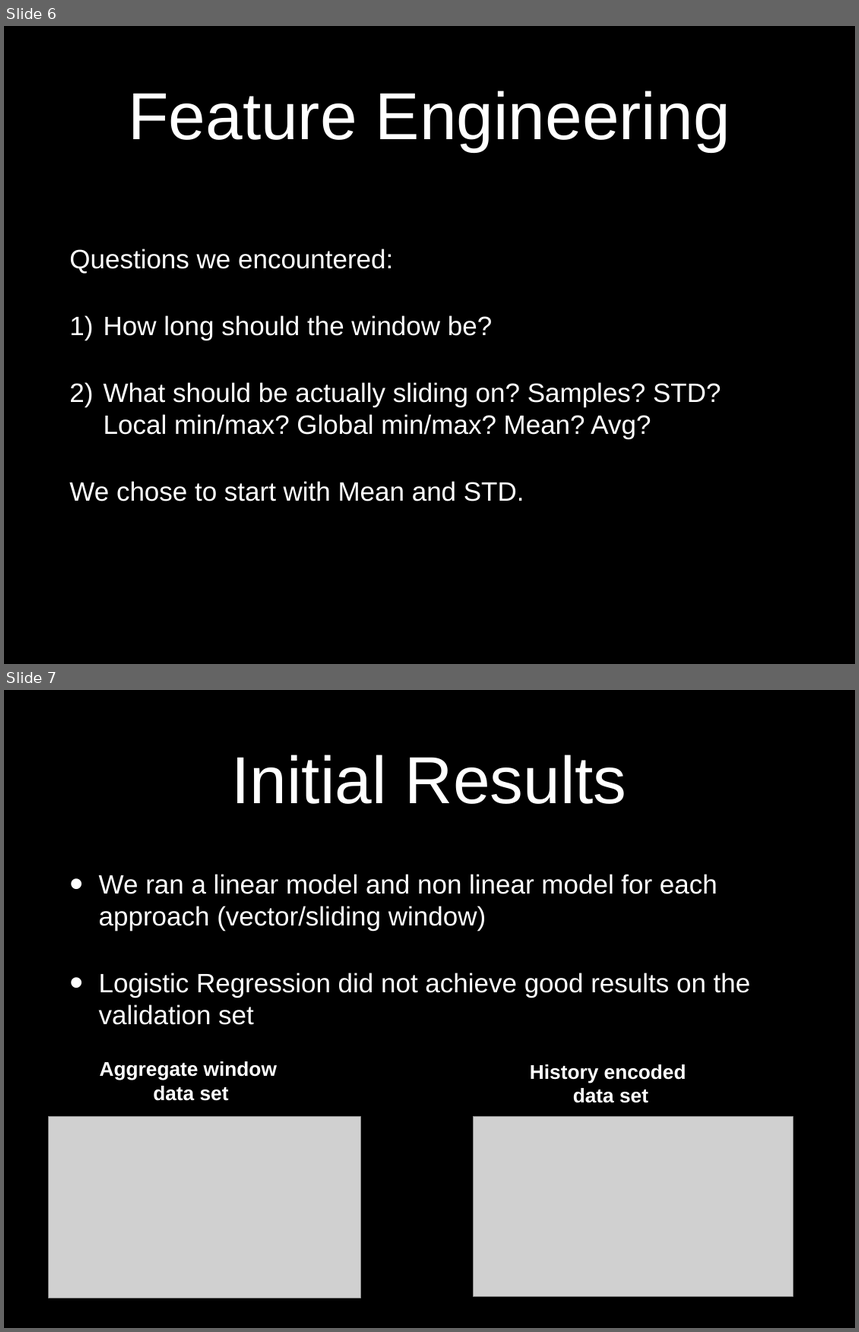
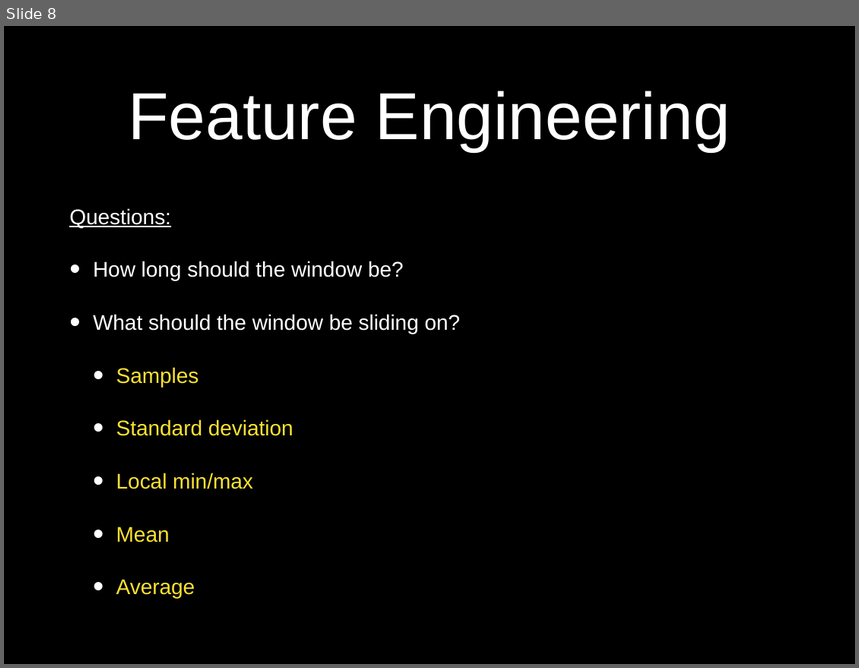
Before and after one commit to idocal/motionsense, a slide deck: MotionSenese/presentations/Presentation2.pptx. Shown one above the other, each under a label of ours: slides 6 and 7 before the commit, slide 8 after it. The pictures are 859x1332 and 859x668 pixels, drawn with LibreOffice and Linux fonts; fonts in the diff are those of the drawing; grey boxes stand for pictures; background and template pictures are left out. Boxes give left, top, right and bottom in pixels: in the first picture for what was removed or moved away, otherwise in the second. Text is boxed around its words. In the diff, an @@ line names an element or a change of style, - is before the commit and + after.

```diff
--- a/MotionSenese/presentations/Presentation2.pptx
+++ b/MotionSenese/presentations/Presentation2.pptx
@@ slide 7 removed at (4, 690, 855, 1328), background #000000 @@
@@ title removed at (232, 755, 627, 804) @@
-Initial Results
@@ text removed at (99, 874, 751, 1025) @@
-• We ran a linear model and non linear model for each approach (vector/sliding window)
-• Logistic Regression did not achieve good results on the validation set
@@ text removed at (100, 1062, 277, 1101) @@
-Aggregate window
-data set
@@ text removed at (530, 1065, 686, 1103) @@
-History encoded
-data set
@@ picture removed at (48, 1117, 360, 1299) @@
@@ picture removed at (473, 1117, 793, 1297) @@
@@ what was slide 6 is now slide 8 @@
@@ slide 8 changed as well @@
@@ text "Questions:": place and size @@
-text "Questions:" at (69, 249, 721, 502)
+text "Questions:" at (69, 208, 461, 599)
@@ text at (69, 208, 171, 228): text changed; size 32 to 25.6 pt @@
-Questions we encountered:
+Questions:
@@ text at (93, 261, 404, 281): size 32 to 25.6 pt in "How long should the window be?"; bullet 1) to •; less space between paragraphs @@
@@ text at (93, 314, 461, 599): text changed; size 32 to 25.6 pt; text colour #FFFFFF to #FAE232 @@
-2) What should be actually sliding on? Samples? STD? Local min/max? Global min/max? Mean? Avg?
-We chose to start with Mean and STD.
+• What should the window be sliding on?
+  • Samples
+  • Standard deviation
+  • Local min/max
+  • Mean
+  • Average
```
Also in this commit, not shown: 6 other slides changed, 6 slides added, 3 other slides removed, 3 other files.
